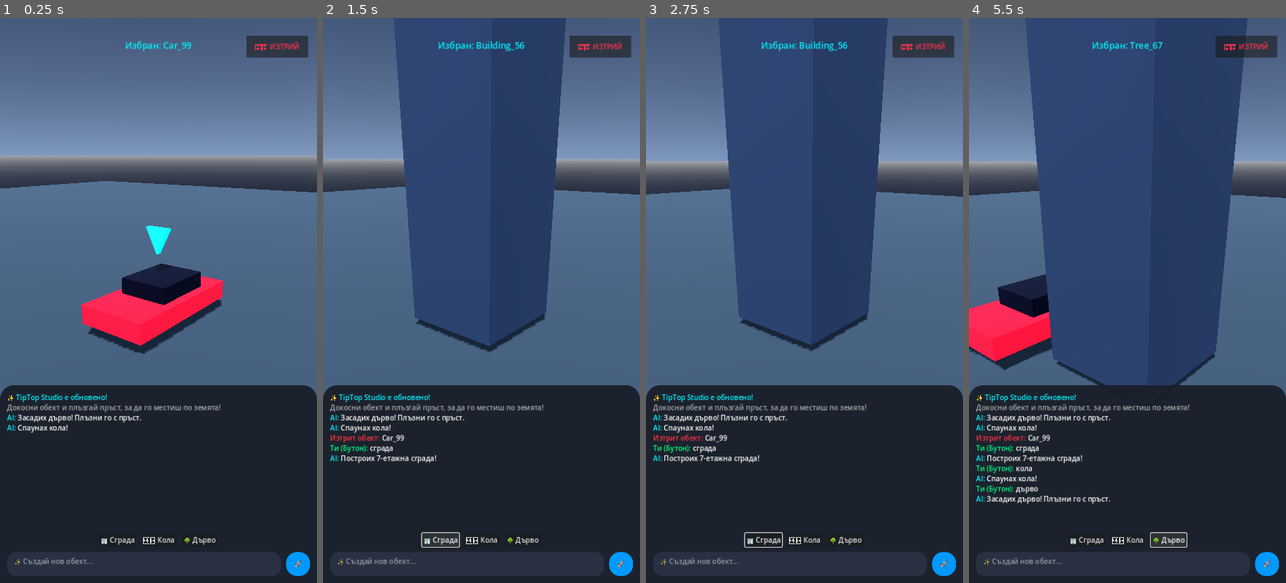
Above: before the commit, frames 1-4 (left to right).
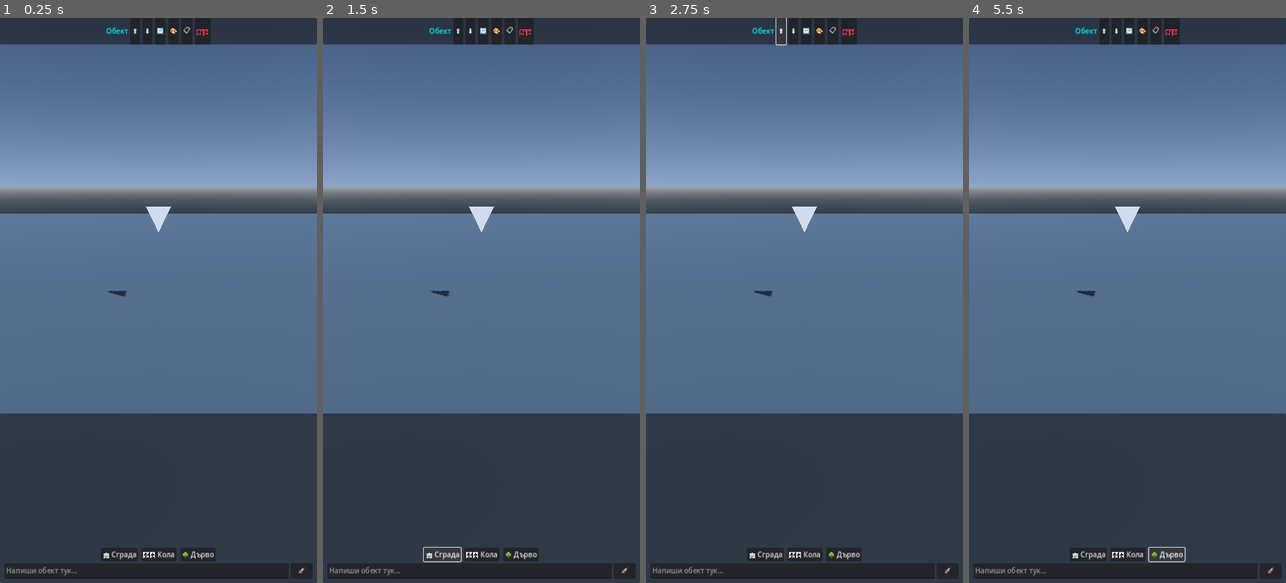
Above: after the commit, the same moments.

Repository: stanbg96/tiptop-game-engine
Game: Godot game, scene res://scenes/Main.tscn
Two runs of this game, one before a commit and one after it. Both use one fixed random seed, a clock stepped at 60 frames per second and the inputs below.
Inputs (mouse positions are in pixels of both pictures, inside the frame that each line leads up to):
- Up to frame 1 (0.25 s): no input
- Up to frame 2 (1.5 s): click (601, 46) at 0.5 s, where only the run before the commit has a clickable "🗑️ ИЗТРИЙ"; click "🏢 Сграда" at 1.25 s
- Up to frame 3 (2.75 s): click (782, 29) at 2 s, where only the run after the commit has a clickable "⬆️"
- Up to frame 4 (5.5 s): click (1117, 29) at 2.75 s, where only the run after the commit has a clickable "⬇️"; click "🏎️ Кола" at 3.5 s; click (1130, 29) at 4.25 s, where only the run after the commit has a clickable "🔄"; click "🌳 Дърво" at 5 s

The runs differ from the first frame. In frame 1, 51% of the frame differs, in the area x 0-100%, y 0-100%; in frame 2, 64%; in frame 3, 64%; in frame 4, 76%.
Error before the commit: Invalid access to property or key 'size' on a base object of type 'CylinderMesh'. (res://scripts/StudioManager.gd:176)
Error after the commit: Parse Error: Expected indented block after function declaration. (res://scripts/StudioManager.gd:17)

Commit message:
Ultra Modern Controls: Free fly joystick, intuitive object drag, full context toolbar

Diff:
--- a/scenes/Main.tscn
+++ b/scenes/Main.tscn
@@ -1,11 +1,12 @@
 [gd_scene load_steps=10 format=3 uid="uid://cxup6s1g2km8y"]
 
 [ext_resource type="Script" path="res://scripts/StudioManager.gd" id="1_mgr"]
+[ext_resource type="Script" path="res://scripts/VirtualJoystick.gd" id="2_joy"]
 
 [sub_resource type="ProceduralSkyMaterial" id="ProceduralSkyMaterial_1"]
-sky_top_color = Color(0.18, 0.25, 0.38, 1)
-sky_horizon_color = Color(0.5, 0.6, 0.75, 1)
-ground_bottom_color = Color(0.12, 0.15, 0.22, 1)
+sky_top_color = Color(0.2, 0.3, 0.45, 1)
+sky_horizon_color = Color(0.55, 0.65, 0.8, 1)
+ground_bottom_color = Color(0.15, 0.2, 0.25, 1)
 
 [sub_resource type="Sky" id="Sky_1"]
 sky_material = SubResource("ProceduralSkyMaterial_1")
@@ -14,49 +15,20 @@
 background_mode = 2
 sky = SubResource("Sky_1")
 ambient_light_source = 2
-ambient_light_color = Color(0.65, 0.72, 0.82, 1)
-ambient_light_energy = 0.8
+ambient_light_color = Color(0.65, 0.72, 0.85, 1)
 
 [sub_resource type="PlaneMesh" id="PlaneMesh_floor"]
 size = Vector2(100, 100)
 
 [sub_resource type="StandardMaterial3D" id="StandardMaterial3D_floor"]
-albedo_color = Color(0.18, 0.24, 0.3, 1)
-roughness = 0.9
+albedo_color = Color(0.2, 0.25, 0.3, 1)
+roughness = 0.8
 
 [sub_resource type="BoxShape3D" id="BoxShape3D_floor"]
 size = Vector3(100, 0.5, 100)
 
 [sub_resource type="PrismMesh" id="PrismMesh_arrow"]
 size = Vector3(0.8, 0.8, 0.2)
-
-[sub_resource type="StandardMaterial3D" id="StandardMaterial3D_arrow"]
-albedo_color = Color(0, 0.95, 1, 1)
-emission_enabled = true
-emission = Color(0, 0.95, 1, 1)
-
-[sub_resource type="StyleBoxFlat" id="StyleBoxFlat_chat_bg"]
-bg_color = Color(0.1, 0.12, 0.16, 0.95)
-corner_radius_top_left = 32
-corner_radius_top_right = 32
-
-[sub_resource type="StyleBoxFlat" id="StyleBoxFlat_input"]
-bg_color = Color(0.16, 0.19, 0.26, 1)
-corner_radius_top_left = 20
-corner_radius_top_right = 20
-corner_radius_bottom_right = 20
-corner_radius_bottom_left = 20
-content_margin_left = 16.0
-content_margin_top = 12.0
-content_margin_right = 16.0
-content_margin_bottom = 12.0
-
-[sub_resource type="StyleBoxFlat" id="StyleBoxFlat_send_btn"]
-bg_color = Color(0, 0.6, 1, 1)
-corner_radius_top_left = 24
-corner_radius_top_right = 24
-corner_radius_bottom_right = 24
-corner_radius_bottom_left = 24
 
 [node name="Main" type="Node3D"]
 script = ExtResource("1_mgr")
@@ -81,12 +53,11 @@
 [node name="SelectionIndicator" type="MeshInstance3D" parent="."]
 transform = Transform3D(1, 0, 0, 0, -1, 8.74228e-08, 0, -8.74228e-08, -1, 0, 3, 0)
 mesh = SubResource("PrismMesh_arrow")
-surface_material_override/0 = SubResource("StandardMaterial3D_arrow")
 
 [node name="WorldObjects" type="Node3D" parent="."]
 
 [node name="Camera3D" type="Camera3D" parent="."]
-transform = Transform3D(1, 0, 0, 0, 0.866025, 0.5, 0, -0.5, 0.866025, 0, 6, 10)
+transform = Transform3D(1, 0, 0, 0, 0.955336, 0.29552, 0, -0.29552, 0.955336, 0, 4, 12)
 current = true
 
 [node name="UI" type="CanvasLayer" parent="."]
@@ -94,54 +65,79 @@
 [node name="ToolsOverlay" type="Control" parent="UI"]
 layout_mode = 3
 anchor_right = 1.0
-anchor_bottom = 0.65
-grow_horizontal = 2
+anchor_bottom = 0.7
 mouse_filter = 2
 
-[node name="SelectedName" type="Label" parent="UI/ToolsOverlay"]
+[node name="SelectedTools" type="PanelContainer" parent="UI/ToolsOverlay"]
 layout_mode = 1
 anchors_preset = 10
 anchor_right = 1.0
-offset_top = 48.0
-offset_bottom = 80.0
+offset_bottom = 60.0
+
+[node name="HBox" type="HBoxContainer" parent="UI/ToolsOverlay/SelectedTools"]
+layout_mode = 2
+theme_override_constants/separation = 6
+alignment = 1
+
+[node name="Label" type="Label" parent="UI/ToolsOverlay/SelectedTools/HBox"]
+layout_mode = 2
 theme_override_colors/font_color = Color(0, 0.95, 1, 1)
-theme_override_font_sizes/font_size = 20
-text = "Избран обект"
-horizontal_alignment = 1
+text = "Обект"
 
-[node name="DeleteBtn" type="Button" parent="UI/ToolsOverlay"]
+[node name="BtnUp" type="Button" parent="UI/ToolsOverlay/SelectedTools/HBox"]
+layout_mode = 2
+text = "⬆️"
+
+[node name="BtnDown" type="Button" parent="UI/ToolsOverlay/SelectedTools/HBox"]
+layout_mode = 2
+text = "⬇️"
+
+[node name="BtnRot" type="Button" parent="UI/ToolsOverlay/SelectedTools/HBox"]
+layout_mode = 2
+text = "🔄"
+
+[node name="BtnCol" type="Button" parent="UI/ToolsOverlay/SelectedTools/HBox"]
+layout_mode = 2
+text = "🎨"
+
+[node name="BtnDup" type="Button" parent="UI/ToolsOverlay/SelectedTools/HBox"]
+layout_mode = 2
+text = "📋"
+
+[node name="BtnDel" type="Button" parent="UI/ToolsOverlay/SelectedTools/HBox"]
+layout_mode = 2
+theme_override_colors/font_color = Color(1, 0.2, 0.3, 1)
+text = "🗑️"
+
+[node name="VirtualJoystick" type="Control" parent="UI/ToolsOverlay"]
 layout_mode = 1
-anchors_preset = 1
-anchor_left = 1.0
-anchor_right = 1.0
-offset_left = -160.0
-offset_top = 40.0
-offset_right = -20.0
-offset_bottom = 90.0
-grow_horizontal = 0
-theme_override_colors/font_color = Color(1, 0.2, 0.3, 1)
-text = "🗑️ ИЗТРИЙ"
+anchors_preset = 2
+anchor_top = 1.0
+anchor_bottom = 1.0
+offset_left = 20.0
+offset_top = -140.0
+offset_right = 140.0
+offset_bottom = -20.0
+grow_vertical = 0
+script = ExtResource("2_joy")
 
 [node name="ChatPanel" type="PanelContainer" parent="UI"]
 anchors_preset = 12
-anchor_top = 0.65
+anchor_top = 0.7
 anchor_right = 1.0
 anchor_bottom = 1.0
 grow_horizontal = 2
 grow_vertical = 0
-theme_override_styles/panel = SubResource("StyleBoxFlat_chat_bg")
 
 [node name="VBox" type="VBoxContainer" parent="UI/ChatPanel"]
 layout_mode = 2
-theme_override_constants/separation = 12
 alignment = 2
 
 [node name="Margin1" type="MarginContainer" parent="UI/ChatPanel/VBox"]
 layout_mode = 2
 size_flags_vertical = 3
-theme_override_constants/margin_left = 16
-theme_override_constants/margin_top = 16
-theme_override_constants/margin_right = 16
+theme_override_constants/margin_left = 12
+theme_override_constants/margin_top = 12
 
 [node name="Log" type="RichTextLabel" parent="UI/ChatPanel/VBox/Margin1"]
 layout_mode = 2
@@ -151,7 +147,7 @@
 [node name="Chips" type="HBoxContainer" parent="UI/ChatPanel/VBox"]
 layout_mode = 2
 alignment = 1
-theme_override_constants/separation = 12
+theme_override_constants/separation = 8
 
 [node name="BtnBld" type="Button" parent="UI/ChatPanel/VBox/Chips"]
 layout_mode = 2
@@ -167,29 +163,30 @@
 
 [node name="Margin2" type="MarginContainer" parent="UI/ChatPanel/VBox"]
 layout_mode = 2
-theme_override_constants/margin_left = 16
-theme_override_constants/margin_right = 16
-theme_override_constants/margin_bottom = 16
+theme_override_constants/margin_left = 10
+theme_override_constants/margin_right = 10
+theme_override_constants/margin_bottom = 10
 
 [node name="InputRow" type="HBoxContainer" parent="UI/ChatPanel/VBox/Margin2"]
 layout_mode = 2
-theme_override_constants/separation = 12
 
 [node name="ChatInput" type="TextEdit" parent="UI/ChatPanel/VBox/Margin2/InputRow"]
 layout_mode = 2
 size_flags_horizontal = 3
-theme_override_styles/normal = SubResource("StyleBoxFlat_input")
-placeholder_text = "✨ Създай нов обект..."
-wrap_mode = 1
+placeholder_text = "Напиши обект тук..."
 scroll_fit_content_height = true
 
 [node name="SendBtn" type="Button" parent="UI/ChatPanel/VBox/Margin2/InputRow"]
 layout_mode = 2
-custom_minimum_size = Vector2(54, 54)
-theme_override_styles/normal = SubResource("StyleBoxFlat_send_btn")
+custom_minimum_size = Vector2(50, 0)
 text = "🚀"
 
-[connection signal="pressed" from="UI/ToolsOverlay/DeleteBtn" to="." method="_on_btn_delete"]
+[connection signal="pressed" from="UI/ToolsOverlay/SelectedTools/HBox/BtnUp" to="." method="_on_act_up"]
+[connection signal="pressed" from="UI/ToolsOverlay/SelectedTools/HBox/BtnDown" to="." method="_on_act_down"]
+[connection signal="pressed" from="UI/ToolsOverlay/SelectedTools/HBox/BtnRot" to="." method="_on_act_rot"]
+[connection signal="pressed" from="UI/ToolsOverlay/SelectedTools/HBox/BtnCol" to="." method="_on_act_color"]
+[connection signal="pressed" from="UI/ToolsOverlay/SelectedTools/HBox/BtnDup" to="." method="_on_act_dup"]
+[connection signal="pressed" from="UI/ToolsOverlay/SelectedTools/HBox/BtnDel" to="." method="_on_act_del"]
 [connection signal="pressed" from="UI/ChatPanel/VBox/Chips/BtnBld" to="." method="_on_chip_pressed" binds= ["сграда"]]
 [connection signal="pressed" from="UI/ChatPanel/VBox/Chips/BtnCar" to="." method="_on_chip_pressed" binds= ["кола"]]
 [connection signal="pressed" from="UI/ChatPanel/VBox/Chips/BtnTree" to="." method="_on_chip_pressed" binds= ["дърво"]]
--- a/scripts/StudioManager.gd
+++ b/scripts/StudioManager.gd
@@ -1,199 +1,178 @@
 extends Node3D
 
 @onready var camera: Camera3D = $Camera3D
+@onready var joy: Control = $UI/ToolsOverlay/VirtualJoystick
 @onready var indicator: MeshInstance3D = $SelectionIndicator
-@onready var tools_ui: Control = $UI/ToolsOverlay
-@onready var selected_lbl: Label = $UI/ToolsOverlay/SelectedName
+@onready var tools_bar: PanelContainer = $UI/ToolsOverlay/SelectedTools
+@onready var selected_lbl: Label = $UI/ToolsOverlay/SelectedTools/HBox/Label
 @onready var chat_log: RichTextLabel = $UI/ChatPanel/VBox/Margin1/Log
 @onready var chat_input: TextEdit = $UI/ChatPanel/VBox/Margin2/InputRow/ChatInput
 @onready var world_spawn: Node3D = $WorldObjects
 
 var selected_node: Node3D = null
 var is_dragging_obj: bool = false
-var obj_start_y: float = 0.0
-
-var cam_yaw: float = 0.7
-var cam_pitch: float = -0.4
-var cam_dist: float = 12.0
-var cam_target: Vector3 = Vector3.ZERO
+var cam_yaw: float = 0.0
+var cam_pitch: float = -0.3
 
 func _ready():
-    indicator.visible = false
-    tools_ui.visible = false
-    _add_log("[color=#00f2fe]✨ TipTop Studio е обновено![/color]")
-    _add_log("[color=#aaaaaa]Докосни обект и плъзгай пръст, за да го местиш по земята![/color]")
+indicator.visible = false
+tools_bar.visible = false
+_add_log("[color=#00f2fe]✨ TipTop 3D PRO е зареден![/color]")
+_add_log("🕹️ Ползвай джойстика вляво, за да летиш в света.")
+_add_log("👆 Докосни обект за опции или го влачи с пръст.")
 
-    # Стартови обекти за тест
-    _build_procedural_object("дърво")
-    _build_procedural_object("кола")
+_build_procedural_object("кола")
+_build_procedural_object("дърво")
 
 func _process(delta):
-    # Анимация на маркера
-    if selected_node and is_instance_valid(selected_node):
-        indicator.visible = true
-        var bounce = sin(Time.get_ticks_msec() * 0.005) * 0.2
-        indicator.global_position = selected_node.global_position + Vector3(0, 2.5 + bounce, 0)
-    else:
-        indicator.visible = false
+# ДРОН КАМЕРА: Летене чрез джойстика
+if joy.output.length() > 0:
+var move_dir = (camera.transform.basis.x * joy.output.x + camera.transform.basis.z * joy.output.y)
+camera.position += move_dir * 8.0 * delta
 
-    # Плавно движение на камерата
-    var target = selected_node.global_position if selected_node else cam_target
-    var offset = Vector3(
-        sin(cam_yaw) * cos(cam_pitch) * cam_dist,
-        -sin(cam_pitch) * cam_dist,
-        cos(cam_yaw) * cos(cam_pitch) * cam_dist
-    )
-    camera.global_position = camera.global_position.lerp(target + offset, 10.0 * delta)
-    camera.look_at(target + Vector3(0, 0.5, 0), Vector3.UP)
+# МАРКЕР над избрания обект
+if selected_node and is_instance_valid(selected_node):
+indicator.visible = true
+indicator.global_position = selected_node.global_position + Vector3(0, 2.5 + sin(Time.get_ticks_msec()*0.005)*0.2, 0)
+else:
+indicator.visible = false
 
 func _unhandled_input(event):
-    var view_h = get_viewport().size.y
-    var zone_3d_h = view_h * 0.7 # Горните 70% от екрана
+var zone_h = get_viewport().size.y * 0.7
 
-    if event is InputEventScreenTouch:
-        if event.position.y < zone_3d_h:
-            if event.pressed:
-                # Опитваме да селектираме обект
-                if _raycast_select(event.position):
-                    is_dragging_obj = true
-                else:
-                    is_dragging_obj = false
-            else:
-                is_dragging_obj = false
+if event is InputEventScreenTouch:
+if event.position.y < zone_h:
+if event.pressed:
+var obj = _raycast_obj(event.position)
+if obj:
+_select(obj)
+is_dragging_obj = true
+else:
+is_dragging_obj = false
+_deselect()
+else:
+is_dragging_obj = false
 
-    elif event is InputEventScreenDrag:
-        if event.position.y < zone_3d_h:
-            if is_dragging_obj and selected_node and is_instance_valid(selected_node):
-                # DRAG & DROP: Местим обекта по пода
-                var drop_pos = _get_floor_pos(event.position)
-                if drop_pos != Vector3.INF:
-                    selected_node.global_position.x = drop_pos.x
-                    selected_node.global_position.z = drop_pos.z
-            else:
-                # ОРБИТА: Въртим камерата
-                cam_yaw -= event.relative.x * 0.005
-                cam_pitch = clamp(cam_pitch + event.relative.y * 0.005, -1.2, -0.1)
+elif event is InputEventScreenDrag:
+if event.position.y < zone_h:
+if is_dragging_obj and selected_node and is_instance_valid(selected_node):
+# ВЛАЧЕНЕ НА ОБЕКТА (Drag)
+var drop = _get_drag_pos(event.position)
+if drop != Vector3.INF:
+selected_node.global_position.x = drop.x
+selected_node.global_position.z = drop.z
+else:
+# ВЪРТЕНЕ НА КАМЕРАТА (Look around)
+cam_yaw -= event.relative.x * 0.005
+cam_pitch = clamp(cam_pitch - event.relative.y * 0.005, -1.5, 1.5)
+camera.rotation.y = cam_yaw
+camera.rotation.x = cam_pitch
 
-# Търси обект под пръста
-func _raycast_select(screen_pos: Vector2) -> bool:
-    var from = camera.project_ray_origin(screen_pos)
-    var to = from + camera.project_ray_normal(screen_pos) * 100.0
-    var space = get_world_3d().direct_space_state
-    var query = PhysicsRayQueryParameters3D.create(from, to)
-    var res = space.intersect_ray(query)
+func _raycast_obj(pos: Vector2):
+var from = camera.project_ray_origin(pos)
+var to = from + camera.project_ray_normal(pos) * 100.0
+var space = get_world_3d().direct_space_state
+var q = PhysicsRayQueryParameters3D.create(from, to)
+var res = space.intersect_ray(q)
+if res and res.collider.is_in_group("selectable"):
+return res.collider.get_parent() if res.collider is CollisionShape3D else res.collider
+return null
 
-    if res and res.collider.is_in_group("selectable"):
-        selected_node = res.collider.get_parent() if res.collider is CollisionShape3D else res.collider
-        selected_lbl.text = "Избран: " + selected_node.name
-        tools_ui.visible = true
-        return true
-    else:
-        selected_node = null
-        tools_ui.visible = false
-        return false
+func _get_drag_pos(pos: Vector2) -> Vector3:
+var from = camera.project_ray_origin(pos)
+var dir = camera.project_ray_normal(pos)
+var obj_y = selected_node.global_position.y if selected_node else 0.0
+var plane = Plane(Vector3.UP, obj_y)
+var hit = plane.intersects_ray(from, dir)
+return hit if hit != null else Vector3.INF
 
-# Математика за плъзгане по 3D пода
-func _get_floor_pos(screen_pos: Vector2) -> Vector3:
-    var from = camera.project_ray_origin(screen_pos)
-    var dir = camera.project_ray_normal(screen_pos)
-    # Математическа равнина на височина 0 (пода)
-    var plane = Plane(Vector3.UP, 0.0)
-    var intersect = plane.intersects_ray(from, dir)
-    if intersect != null:
-        return intersect
-    return Vector3.INF
+func _select(node):
+selected_node = node
+selected_lbl.text = node.name
+tools_bar.visible = true
 
-func _on_btn_delete():
-    if selected_node and is_instance_valid(selected_node):
-        var n = selected_node.name
-        selected_node.queue_free()
-        selected_node = null
-        tools_ui.visible = false
-        is_dragging_obj = false
-        _add_log("[color=#ff3344]Изтрит обект:[/color] " + n)
+func _deselect():
+selected_node = null
+tools_bar.visible = false
 
-func _add_log(msg: String):
-    chat_log.append_text(msg + "\n")
+# === МЕНЮ С ОПЦИИ ЗА ОБЕКТА ===
+func _on_act_up(): if selected_node: selected_node.position.y += 0.5
+func _on_act_down(): if selected_node: selected_node.position.y -= 0.5
+func _on_act_rot(): if selected_node: selected_node.rotate_y(deg_to_rad(45))
+func _on_act_color():
+if selected_node:
+var c = Color(randf(), randf(), randf())
+for child in selected_node.get_children():
+if child is MeshInstance3D:
+var m = StandardMaterial3D.new()
+m.albedo_color = c
+child.material_override = m
+func _on_act_dup():
+if selected_node:
+var copy = selected_node.duplicate()
+copy.position += Vector3(1.5, 0, 1.5)
+world_spawn.add_child(copy)
+_select(copy)
+func _on_act_del():
+if selected_node:
+selected_node.queue_free()
+_deselect()
 
+# === ЧАТ ===
+func _add_log(msg: String): chat_log.append_text(msg + "\n")
 func _on_send_chat():
-    var txt = chat_input.text.strip_edges()
-    if txt.is_empty(): return
-    chat_input.text = ""
-    _add_log("[color=#00ff88]Ти:[/color] " + txt)
-    _build_procedural_object(txt.to_lower())
+var t = chat_input.text.strip_edges()
+if t.is_empty(): return
+chat_input.text = ""
+_add_log("[color=#00ff88]Ти:[/color] " + t)
+_build_procedural_object(t.to_lower())
 
 func _on_chip_pressed(txt: String):
-    chat_input.text = ""
-    _add_log("[color=#00ff88]Ти (Бутон):[/color] " + txt)
-    _build_procedural_object(txt.to_lower())
+chat_input.text = ""
+_add_log("[color=#00ff88]Ти:[/color] " + txt)
+_build_procedural_object(txt.to_lower())
 
 func _build_procedural_object(prompt: String):
-    # Спаунва точно пред камерата
-    var pos = cam_target + Vector3(randf_range(-2, 2), 0, randf_range(-2, 2))
+# Пада точно пред камерата
+var pos = camera.global_position - camera.transform.basis.z * 5.0
+pos.y = 0.0
 
-    var obj = StaticBody3D.new()
-    obj.position = pos
-    obj.add_to_group("selectable")
+var obj = StaticBody3D.new()
+obj.position = pos
+obj.add_to_group("selectable")
 
-    if "дърво" in prompt or "гора" in prompt:
-        obj.name = "Tree_" + str(randi()%100)
-        _add_mesh(obj, CylinderMesh.new(), Vector3(0.5, 1.5, 0.5), Vector3(0, 0.75, 0), Color(0.35, 0.2, 0.1))
-        _add_mesh(obj, SphereMesh.new(), Vector3(3, 3, 3), Vector3(0, 2.5, 0), Color(0.1, 0.65, 0.2))
-        _add_col(obj, Vector3(2, 4, 2), Vector3(0, 2, 0))
-        _add_log("[color=#00f2fe]AI:[/color] Засадих дърво! Плъзни го с пръст.")
+if "дърво" in prompt:
+obj.name = "Tree_" + str(randi()%100)
+_add_m(obj, CylinderMesh.new(), Vector3(0.5, 1.5, 0.5), Vector3(0, 0.75, 0), Color(0.35, 0.2, 0.1))
+_add_m(obj, SphereMesh.new(), Vector3(3, 3, 3), Vector3(0, 2.5, 0), Color(0.1, 0.65, 0.2))
+_add_c(obj, Vector3(2, 4, 2), Vector3(0, 2, 0))
+elif "сграда" in prompt or "блок" in prompt:
+obj.name = "Building_" + str(randi()%100)
+var h = randi_range(3, 6) * 1.5
+_add_m(obj, BoxMesh.new(), Vector3(3, h, 3), Vector3(0, h/2, 0), Color(0.2, 0.25, 0.35))
+_add_c(obj, Vector3(3, h, 3), Vector3(0, h/2, 0))
+elif "кола" in prompt:
+obj.name = "Car_" + str(randi()%100)
+_add_m(obj, BoxMesh.new(), Vector3(2.2, 0.6, 4.4), Vector3(0, 0.5, 0), Color(0.9, 0.1, 0.2))
+_add_m(obj, BoxMesh.new(), Vector3(1.6, 0.5, 2.0), Vector3(0, 1.05, -0.2), Color(0.05, 0.05, 0.1))
+_add_c(obj, Vector3(2.2, 1.2, 4.4), Vector3(0, 0.6, 0))
+else:
+obj.name = "Block_" + str(randi()%100)
+_add_m(obj, BoxMesh.new(), Vector3(1.5, 1.5, 1.5), Vector3(0, 0.75, 0), Color(randf(), randf(), randf()))
+_add_c(obj, Vector3(1.5, 1.5, 1.5), Vector3(0, 0.75, 0))
 
-    elif "сграда" in prompt or "блок" in prompt:
-        obj.name = "Building_" + str(randi()%100)
-        var floors = randi_range(3, 7)
-        var h = floors * 1.5
-        _add_mesh(obj, BoxMesh.new(), Vector3(3, h, 3), Vector3(0, h/2, 0), Color(0.15, 0.2, 0.3))
-        _add_col(obj, Vector3(3, h, 3), Vector3(0, h/2, 0))
-        _add_log("[color=#00f2fe]AI:[/color] Построих " + str(floors) + "-етажна сграда!")
+world_spawn.add_child(obj)
+_select(obj)
 
-    elif "кола" in prompt:
-        obj.name = "Car_" + str(randi()%100)
-        _add_mesh(obj, BoxMesh.new(), Vector3(2.2, 0.6, 4.4), Vector3(0, 0.5, 0), Color(0.9, 0.1, 0.2))
-        _add_mesh(obj, BoxMesh.new(), Vector3(1.6, 0.5, 2.0), Vector3(0, 1.05, -0.2), Color(0.05, 0.05, 0.1))
-        _add_col(obj, Vector3(2.2, 1.2, 4.4), Vector3(0, 0.6, 0))
-        _add_log("[color=#00f2fe]AI:[/color] Спаунах кола!")
+func _add_m(p: Node3D, msh: Mesh, sz: Vector3, pos: Vector3, col: Color):
+var m = MeshInstance3D.new()
+if msh is BoxMesh: msh.size = sz
+elif msh is CylinderMesh: msh.top_radius=sz.x/2; msh.bottom_radius=sz.x/2; msh.height=sz.y
+elif msh is SphereMesh: msh.radius=sz.x/2; msh.height=sz.y
+m.mesh = msh; m.position = pos
+var mat = StandardMaterial3D.new(); mat.albedo_color = col; mat.roughness = 0.3
+m.material_override = mat; p.add_child(m)
 
-    else:
-        obj.name = "Block_" + str(randi()%100)
-        var col = Color(randf(), randf(), randf())
-        _add_mesh(obj, BoxMesh.new(), Vector3(1.5, 1.5, 1.5), Vector3(0, 0.75, 0), col)
-        _add_col(obj, Vector3(1.5, 1.5, 1.5), Vector3(0, 0.75, 0))
-        _add_log("[color=#00f2fe]AI:[/color] Създадох блок.")
-
-    world_spawn.add_child(obj)
-
-    # Автоматично го избираме
-    selected_node = obj
-    selected_lbl.text = "Избран: " + obj.name
-    tools_ui.visible = true
-
-func _add_mesh(parent: Node3D, primitive: Mesh, scale_vec: Vector3, pos: Vector3, col: Color):
-    var m = MeshInstance3D.new()
-    primitive.size = scale_vec if primitive is BoxMesh else primitive.size
-    if primitive is CylinderMesh:
-        primitive.top_radius = scale_vec.x * 0.5
-        primitive.bottom_radius = scale_vec.x * 0.5
-        primitive.height = scale_vec.y
-    if primitive is SphereMesh:
-        primitive.radius = scale_vec.x * 0.5
-        primitive.height = scale_vec.y
-    m.mesh = primitive
-    m.position = pos
-    var mat = StandardMaterial3D.new()
-    mat.albedo_color = col
-    mat.roughness = 0.3
-    mat.metallic = 0.1
-    m.material_override = mat
-    parent.add_child(m)
-
-func _add_col(parent: Node3D, size: Vector3, pos: Vector3):
-    var c = CollisionShape3D.new()
-    var s = BoxShape3D.new()
-    s.size = size
-    c.shape = s
-    c.position = pos
-    parent.add_child(c)
+func _add_c(p: Node3D, sz: Vector3, pos: Vector3):
+var c = CollisionShape3D.new(); var s = BoxShape3D.new(); s.size = sz
+c.shape = s; c.position = pos; p.add_child(c)
--- /dev/null
+++ b/scripts/VirtualJoystick.gd
@@ -0,0 +1,35 @@
+extends Control
+
+var output: Vector2 = Vector2.ZERO
+var touch_id: int = -1
+var radius: float = 50.0
+var knob_pos: Vector2 = Vector2.ZERO
+
+func _ready():
+custom_minimum_size = Vector2(120, 120)
+knob_pos = size / 2
+
+func _gui_input(event):
+if event is InputEventScreenTouch:
+if event.pressed and touch_id == -1:
+touch_id = event.index
+_update_knob(event.position)
+elif not event.pressed and event.index == touch_id:
+touch_id = -1
+knob_pos = size / 2
+output = Vector2.ZERO
+queue_redraw()
+elif event is InputEventScreenDrag and event.index == touch_id:
+_update_knob(event.position)
+
+func _update_knob(pos: Vector2):
+var center = size / 2
+var diff = pos - center
+if diff.length() > radius: diff = diff.normalized() * radius
+knob_pos = center + diff
+output = diff / radius
+queue_redraw()
+
+func _draw():
+draw_circle(size / 2, radius, Color(0.1, 0.15, 0.2, 0.6))
+draw_circle(knob_pos, 20.0, Color(0.0, 0.9, 1.0, 0.9))
